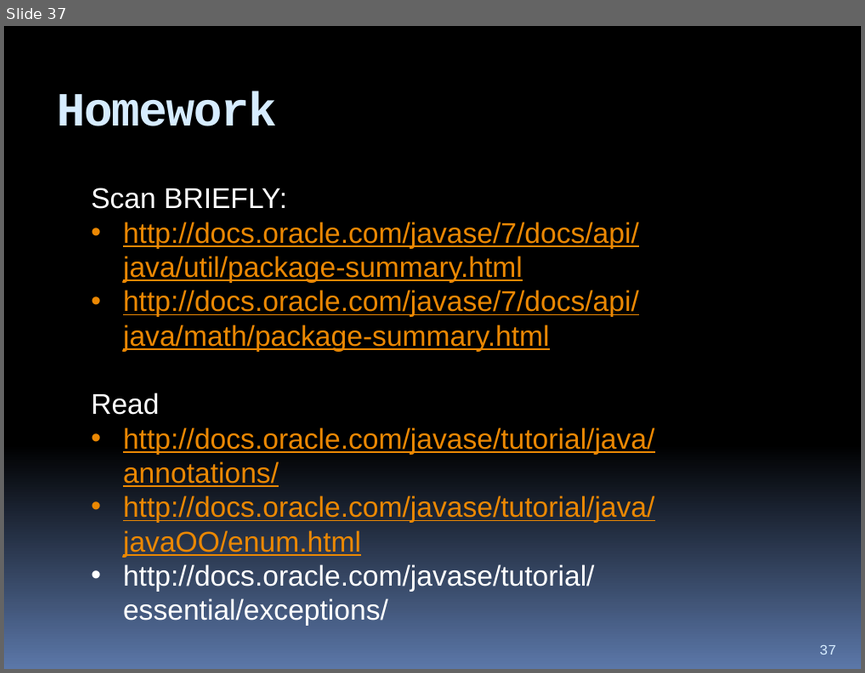
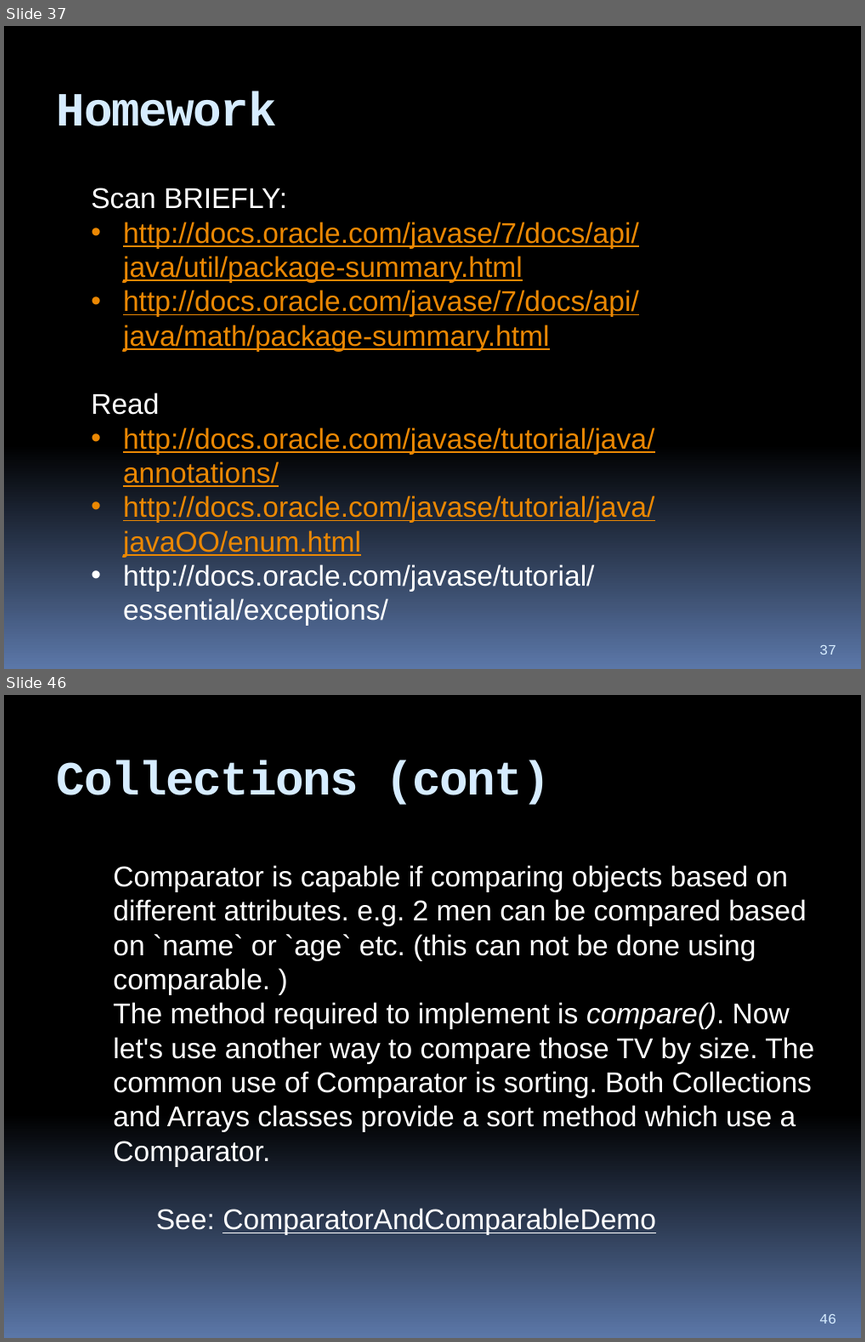
Before and after one commit to hchan/comp2613, a slide deck: coursePresentation.pptx. Shown one above the other, each under a label of ours: slide 37 before the commit, slides 37 and 46 after it; the slides between them are not shown. The pictures are 865x673 and 865x1342 pixels, drawn with LibreOffice and Linux fonts; fonts in the diff are those of the drawing. Boxes give left, top, right and bottom in pixels: in the first picture for what was removed or moved away, otherwise in the second. Text is boxed around its words. In the diff, an @@ line names an element or a change of style, - is before the commit and + after.

```diff
--- a/coursePresentation.pptx
+++ b/coursePresentation.pptx
@@ slide 46 added at (4, 695, 861, 1338), background gradient #000000 to #5B77A8 @@
@@ title added at (57, 760, 551, 805), 40 pt, text #D6ECFF, bold @@
+Collections (cont)
@@ text added at (113, 865, 814, 1235), 24 pt, text #FFFFFF @@
+Comparator is capable if comparing objects based on different attributes. e.g. 2 men can be compared based on `name` or `age` etc. (this can not be done using comparable. )
+The method required to implement is compare(). Now let's use another way to compare those TV by size. The common use of Comparator is sorting. Both Collections and Arrays classes provide a sort method which use a Comparator.
+See: ComparatorAndComparableDemo
@@ page number added at (819, 1314, 836, 1323), 12 pt, text #D6ECFF @@
+46
```
Also in this commit, not shown: 8 other slides added, 5 other files.
